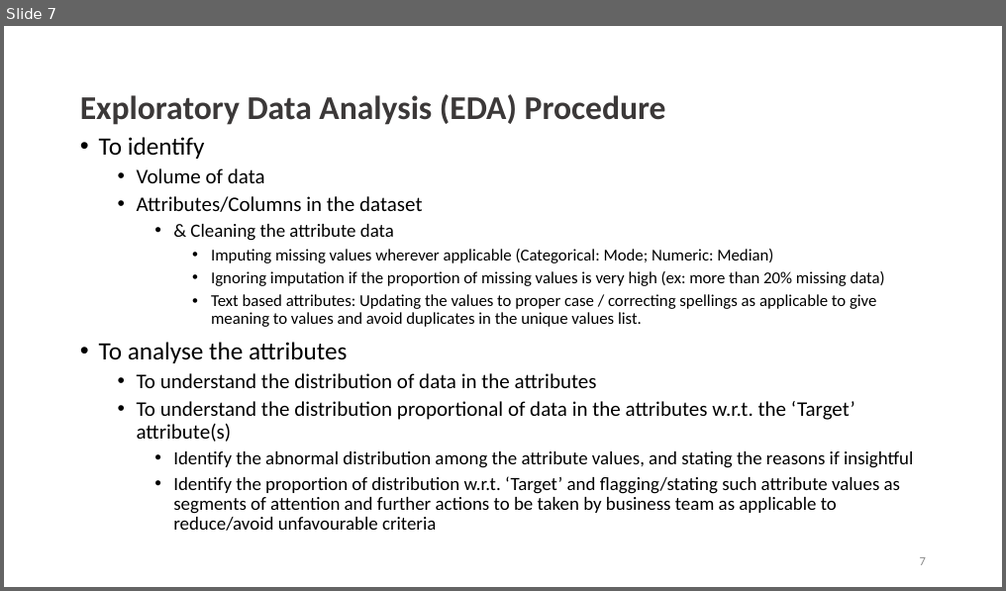
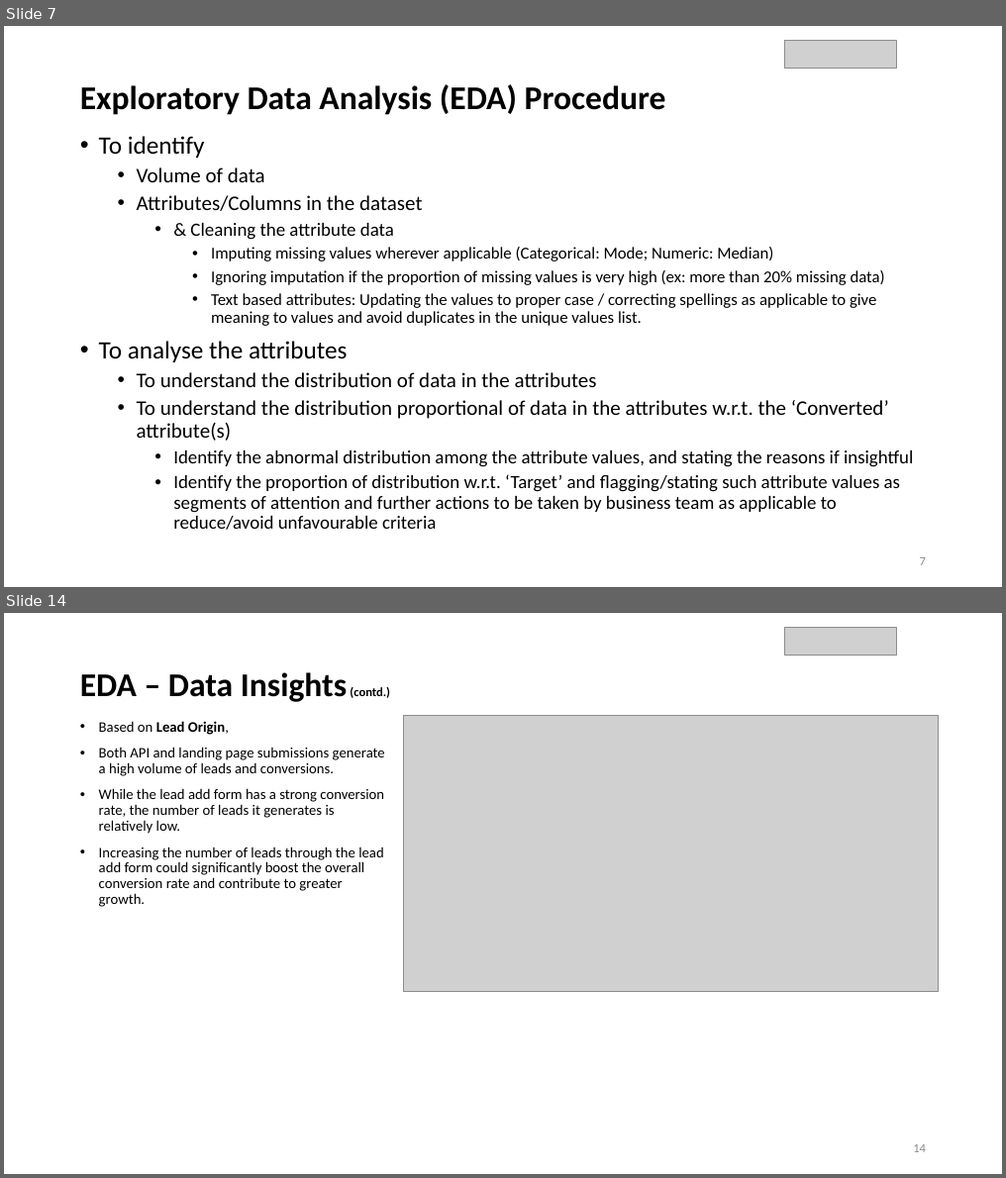
Before and after one commit to Hiteshp97/ProjCollab_LSCS_BTCH67_535, a slide deck: Lead Scoring Case Study.pptx. Shown one above the other, each under a label of ours: slide 7 before the commit, slides 7 and 14 after it; the slides between them are not shown. The pictures are 1006x591 and 1006x1178 pixels, drawn with LibreOffice and Linux fonts; fonts in the diff are those of the drawing; grey boxes stand for pictures; background and template pictures are left out. Boxes give left, top, right and bottom in pixels: in the first picture for what was removed or moved away, otherwise in the second. Text is boxed around its words. In the diff, an @@ line names an element or a change of style, - is before the commit and + after.

```diff
--- a/Lead Scoring Case Study.pptx
+++ b/Lead Scoring Case Study.pptx
@@ slide 14 added at box(4, 613, 1002, 1174), background #FFFFFF @@
@@ picture added at box(785, 627, 896, 655) @@
@@ title added at box(80, 672, 390, 702), 32 pt, text #000000, bold @@
+EDA – Data Insights (contd.)
@@ text added at box(99, 721, 385, 907), 14 pt, text #000000 @@
+• Based on Lead Origin,
+• Both API and landing page submissions generate a high volume of leads and conversions.
+• While the lead add form has a strong conversion rate, the number of leads it generates is relatively low.
+• Increasing the number of leads through the lead add form could significantly boost the overall conversion rate and contribute to greater growth.
@@ picture added at box(404, 716, 939, 991) @@
@@ page number added at box(913, 1145, 926, 1153), 12 pt, text #8C8C8C @@
+14
@@ slide 7 changed as well @@
@@ picture added at box(785, 40, 896, 68) @@
@@ title "Exploratory Data Analysis (EDA) Procedure": place and size @@
-title "Exploratory Data Analysis (EDA) Procedure" at box(80, 94, 666, 125)
+title "Exploratory Data Analysis (EDA) Procedure" at box(80, 84, 666, 115)
@@ title "Exploratory Data Analysis (EDA) Procedure" at box(80, 84, 666, 115): text colour #3B3838 to #000000 @@
@@ text at box(137, 400, 889, 441): text changed @@
-  • To understand the distribution proportional of data in the attributes w.r.t. the ‘Target’ attribute(s)
+  • To understand the distribution proportional of data in the attributes w.r.t. the ‘Converted’ attribute(s)
```
Also in this commit, not shown: 6 other slides changed, 6 other slides added, 7 slides removed.
